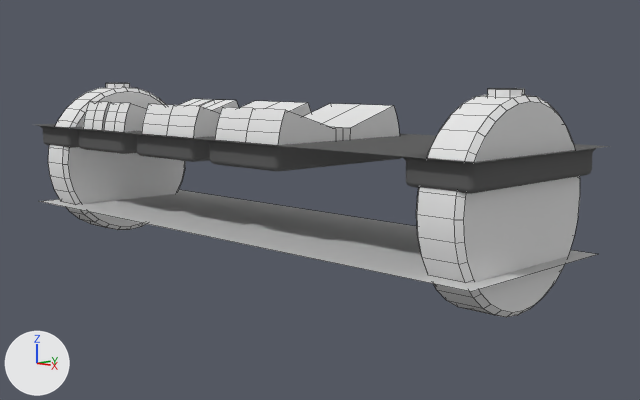
A saved change to the Blender file Instruments/switches/switches.blend.
Camera for both pictures: a 50 mm lens placed at (0.1388, -0.124, 0.0115), pointed at (0.0079, 0.0069, -0.0149). Every picture has the same lights, and +X, +Y and +Z are marked at lower left. Mesh edges are drawn as thin lines on the coarser meshes.

The first picture shows 'alternator', 'backplate', 'battery', 'fuel pump', 'landing lights', 'nav light brightness', 'panel light brightness', 'yoke mount trim'.
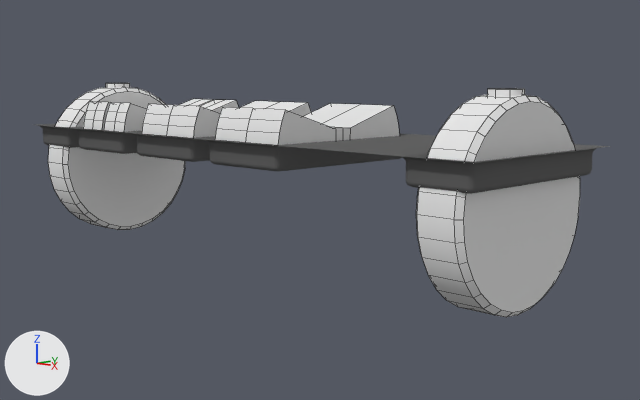
The edits, one by one:
Object 'nav light brightness' (ob_nav_light_brightness) has a EDGE_SPLIT modifier named 'EdgeSplit'.
Modifier setting: use_edge_angle = False.
Object 'yoke mount trim' (ob_yoke_mount_trim) is deleted.

Pixel boxes [x1, y1, x2, y2] of what changed, in the pictures (640 x 400 px):
'yoke mount trim', deleted
    before: [39, 190, 598, 292]
'nav light brightness', modifiers changed
    both: [48, 83, 185, 230]
